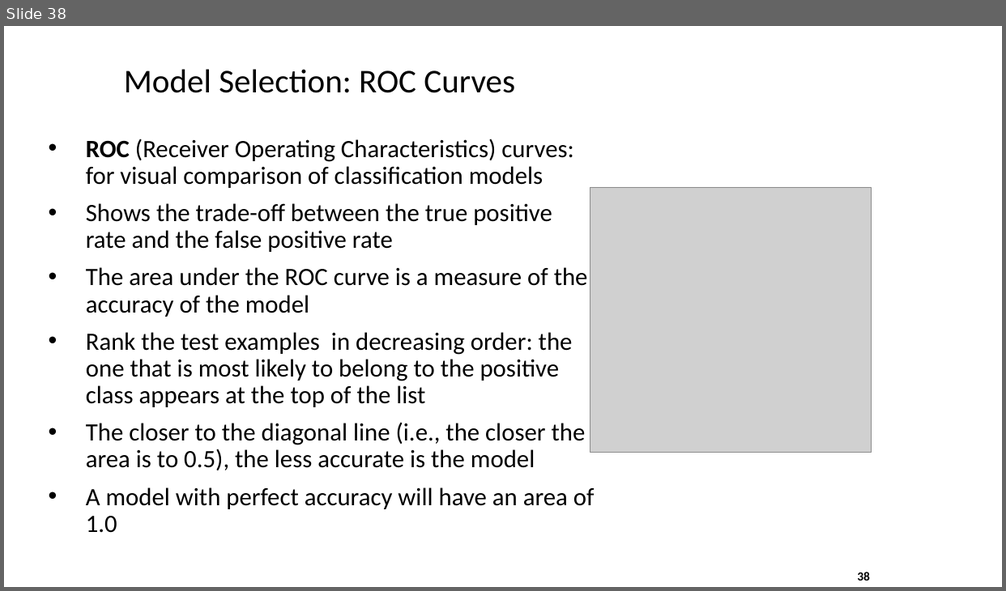
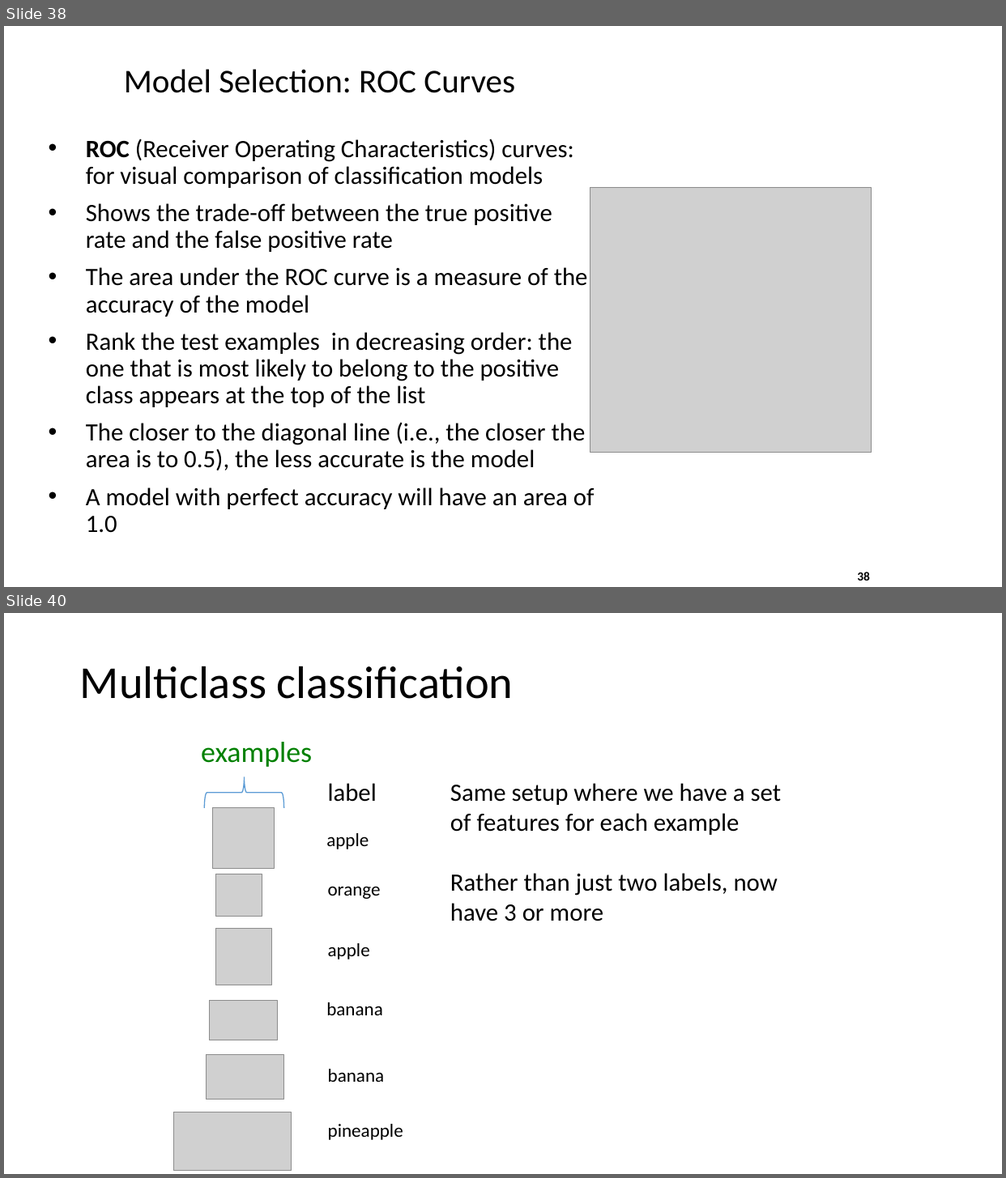
Before and after one commit to ramcdougal/cbb750, a slide deck: data mining/data mining 1.pptx. Shown one above the other, each under a label of ours: slide 38 before the commit, slides 38 and 40 after it; the slides between them are not shown. The pictures are 1006x591 and 1006x1178 pixels, drawn with LibreOffice and Linux fonts; fonts in the diff are those of the drawing; grey boxes stand for pictures. Boxes give left, top, right and bottom in pixels: in the first picture for what was removed or moved away, otherwise in the second. Text is boxed around its words. In the diff, an @@ line names an element or a change of style, - is before the commit and + after.

```diff
--- a/data mining/data mining 1.pptx
+++ b/data mining/data mining 1.pptx
@@ slide 40 added at (4, 613, 1002, 1174), background #FFFFFF @@
@@ title added at (80, 666, 513, 699), 44 pt, text #000000 @@
+Multiclass classification
@@ text added at (201, 742, 312, 767), 28 pt, text #008000 @@
+examples
@@ right brace added at (205, 777, 284, 808), outline #5B9BD5 1 pt @@
@@ text added at (328, 783, 377, 802), 24 pt, text #000000 @@
+label
@@ text added at (450, 783, 782, 922), 24 pt, text #000000 @@
+Same setup where we have a set of features for each example
+Rather than just two labels, now have 3 or more
@@ picture added at (213, 808, 275, 868) @@
@@ text added at (326, 833, 368, 850), 18 pt, text #000000 @@
+apple
@@ picture added at (216, 874, 262, 916) @@
@@ text added at (328, 886, 381, 899), 18 pt, text #000000 @@
+orange
@@ picture added at (216, 929, 272, 985) @@
@@ text added at (328, 943, 370, 960), 18 pt, text #000000 @@
+apple
@@ picture added at (209, 1001, 277, 1041) @@
@@ text added at (326, 1003, 383, 1016), 18 pt, text #000000 @@
+banana
@@ picture added at (206, 1055, 284, 1100) @@
@@ text added at (328, 1069, 385, 1082), 18 pt, text #000000 @@
+banana
@@ picture added at (174, 1112, 291, 1171) @@
@@ text added at (328, 1124, 403, 1140), 18 pt, text #000000 @@
+pineapple
```
Also in this commit, not shown: 2 slides changed, 15 other slides added, 1 slide removed.
